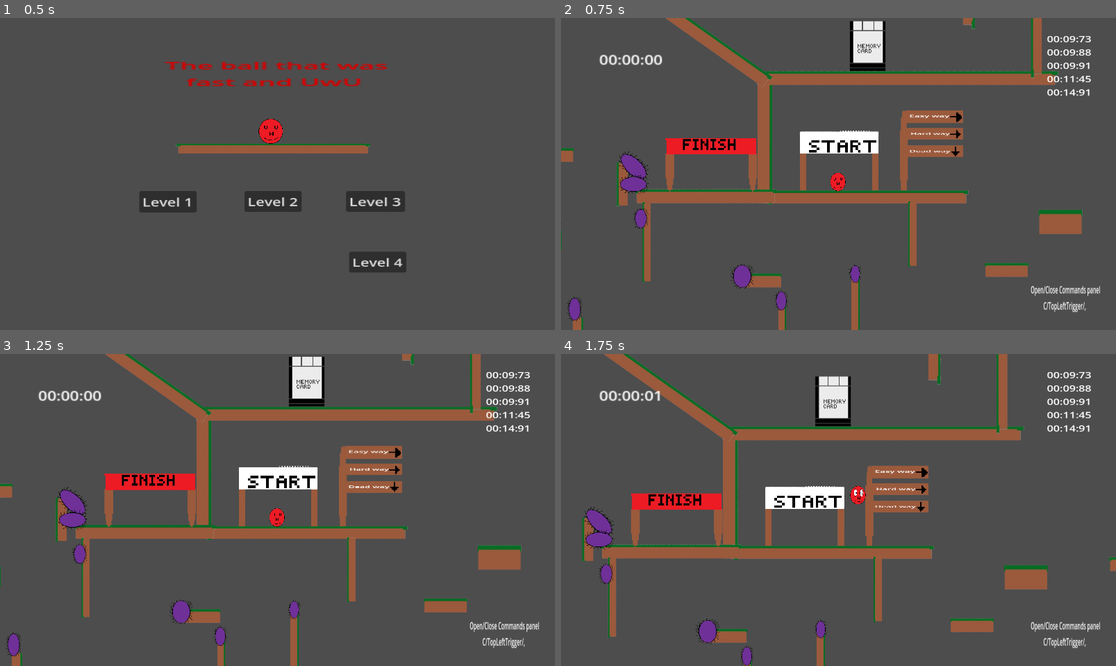
Above: before the commit, frames 1-4 (two rows, left to right).
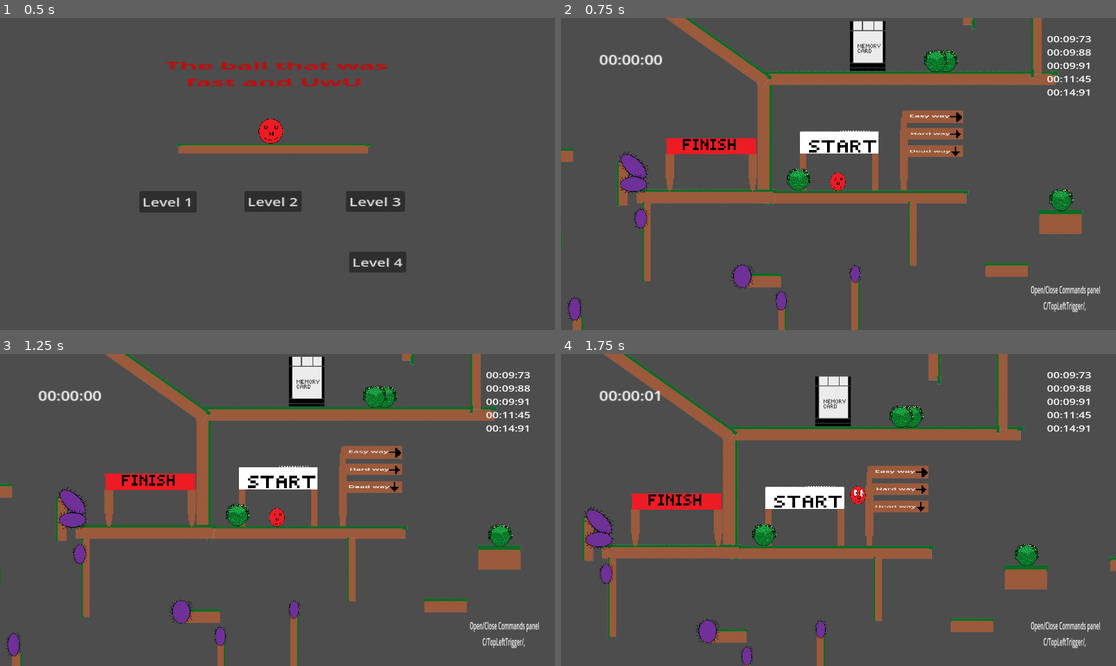
Above: after the commit, the same moments.

Repository: Mahnwe/TheBallThatWasUwU
Game: Godot game, scene res://Scenes/menu.tscn
The game is run twice, just before and just after one commit, with the same random seed, the same clock (stepped at 60 frames per second) and the same inputs.
Inputs (mouse positions are in pixels of both pictures, inside the frame that each line leads up to):
- Up to frame 1 (0.5 s): no input
- Up to frame 2 (0.75 s): click "Level 1" at 0.5 s
- Up to frame 3 (1.25 s): no input
- Up to frame 4 (1.75 s): tap Enter at 1.25 s; move the mouse to (960, 494) at 1.27 s; hold D (move_right) from 1.28 s (still down); tap X (dash) at 1.35 s; click (960, 494) at 1.42 s; tap Space (jump) at 1.52 s

Frame 1 is identical in both runs. In frame 2, 0.8% of the frame differs, in the area x 40-93%, y 10-62%; in frame 3, 0.8%; in frame 4, 0.8%, in the area x 34-87%, y 16-69%.

Commit message:
Add bushes and rework LD parts of level 1

Diff:
--- /dev/null
+++ b/Scenes/bush.tscn
@@ -0,0 +1,57 @@
+[gd_scene load_steps=8 format=3 uid="uid://c1vwrl21i4kan"]
+
+[ext_resource type="Texture2D" uid="uid://c6d8i6vui2yqq" path="res://Arts/BushSprite/BushSprite2-removebg-preview.png" id="1_4vilc"]
+[ext_resource type="Texture2D" uid="uid://ciesgyrc2tj8k" path="res://Arts/BushSprite/BushSprite1-removebg-preview.png" id="2_6aaft"]
+[ext_resource type="Texture2D" uid="uid://hyk5bw40o4s1" path="res://Arts/BushSprite/BushSprite3-removebg-preview.png" id="3_l1ii6"]
+[ext_resource type="Texture2D" uid="uid://b21fkog8d58cj" path="res://Arts/BushSprite/BushSprite4-removebg-preview.png" id="4_jlfb3"]
+
+[sub_resource type="GDScript" id="GDScript_wrb77"]
+script/source = "extends Node2D
+
+
+# Called when the node enters the scene tree for the first time.
+func _ready():
+	pass # Replace with function body.
+
+
+# Called every frame. 'delta' is the elapsed time since the previous frame.
+func _process(_delta):
+	pass
+"
+
+[sub_resource type="CircleShape2D" id="CircleShape2D_rsmab"]
+
+[sub_resource type="SpriteFrames" id="SpriteFrames_spupv"]
+animations = [{
+"frames": [{
+"duration": 1.0,
+"texture": ExtResource("1_4vilc")
+}, {
+"duration": 1.0,
+"texture": ExtResource("2_6aaft")
+}, {
+"duration": 1.0,
+"texture": ExtResource("3_l1ii6")
+}, {
+"duration": 1.0,
+"texture": ExtResource("4_jlfb3")
+}],
+"loop": true,
+"name": &"bush_anim",
+"speed": 8.0
+}]
+
+[node name="Bush" type="Node2D" groups=["bushes"]]
+script = SubResource("GDScript_wrb77")
+
+[node name="CollisionShape2D" type="CollisionShape2D" parent="."]
+shape = SubResource("CircleShape2D_rsmab")
+disabled = true
+
+[node name="AnimatedSprite2D" type="AnimatedSprite2D" parent="."]
+position = Vector2(-1, 3.8147e-06)
+scale = Vector2(0.123062, 0.118802)
+sprite_frames = SubResource("SpriteFrames_spupv")
+animation = &"bush_anim"
+frame = 1
+frame_progress = 0.0205715
--- a/Scenes/finish.tscn
+++ b/Scenes/finish.tscn
@@ -29,6 +29,7 @@
 shape = SubResource("RectangleShape2D_exy7e")
 
 [node name="FinishLabelNextLevel" type="Label" parent="."]
+visible = false
 z_index = 1
 offset_left = 262.0
 offset_top = 274.0
@@ -42,6 +43,7 @@
   Top Right Trigger"
 
 [node name="ColorRect" type="ColorRect" parent="."]
+visible = false
 offset_left = 261.0
 offset_top = 273.0
 offset_right = 301.0
@@ -49,6 +51,7 @@
 scale = Vector2(21.5847, 4.65847)
 
 [node name="ColorRect2" type="ColorRect" parent="."]
+visible = false
 offset_left = -1015.0
 offset_top = 265.0
 offset_right = -975.0
@@ -56,6 +59,7 @@
 scale = Vector2(18.36, 5.16)
 
 [node name="FinishLabelMenu" type="Label" parent="."]
+visible = false
 z_index = 1
 offset_left = -1016.0
 offset_top = 265.0
--- a/Scenes/level1.tscn
+++ b/Scenes/level1.tscn
@@ -12,6 +12,7 @@
 [ext_resource type="PackedScene" uid="uid://7qfwpggjf11t" path="res://Scenes/save_point.tscn" id="9_3dyia"]
 [ext_resource type="PackedScene" uid="uid://doy0e7jnl2886" path="res://Scenes/wall.tscn" id="10_8ng8k"]
 [ext_resource type="PackedScene" uid="uid://dss5xj26b0dfl" path="res://Scenes/finish.tscn" id="11_r8tlj"]
+[ext_resource type="PackedScene" uid="uid://c1vwrl21i4kan" path="res://Scenes/bush.tscn" id="13_libvp"]
 
 [node name="Level1" type="Node2D"]
 script = ExtResource("1_viwub")
@@ -59,7 +60,7 @@
 scale = Vector2(0.240006, 0.32)
 
 [node name="SavePoint" parent="." instance=ExtResource("9_3dyia")]
-position = Vector2(435, -759)
+position = Vector2(437, -641)
 scale = Vector2(0.579818, 0.616465)
 
 [node name="platform2" parent="." instance=ExtResource("7_v154u")]
@@ -111,7 +112,7 @@
 scale = Vector2(0.639999, 1)
 
 [node name="platform8" parent="." instance=ExtResource("7_v154u")]
-position = Vector2(277, -200)
+position = Vector2(272, -200)
 scale = Vector2(0.852041, 1)
 
 [node name="Spike4" parent="." instance=ExtResource("6_mp22g")]
@@ -126,10 +127,10 @@
 [node name="Wall3" parent="." instance=ExtResource("10_8ng8k")]
 position = Vector2(-1, 263)
 rotation = -1.5708
-scale = Vector2(3.12, 1.72)
+scale = Vector2(2.72, 1.72)
 
 [node name="Wall4" parent="." instance=ExtResource("10_8ng8k")]
-position = Vector2(405, -253)
+position = Vector2(392, -238)
 rotation = 1.5708
 scale = Vector2(0.600001, 1.56)
 
@@ -139,38 +140,38 @@
 scale = Vector2(0.234579, 0.207198)
 
 [node name="Spike7" parent="." instance=ExtResource("6_mp22g")]
-position = Vector2(279, -277)
+position = Vector2(266, -262)
 scale = Vector2(0.288368, 0.185376)
 
 [node name="platform9" parent="." instance=ExtResource("7_v154u")]
-position = Vector2(63, -821)
-scale = Vector2(0.879998, 1)
+position = Vector2(64, -703)
+scale = Vector2(0.839998, 1)
 
 [node name="Wall5" parent="." instance=ExtResource("10_8ng8k")]
-position = Vector2(992, -1088)
+position = Vector2(950, -1088)
 rotation = 1.5708
 scale = Vector2(3.04, 1.88)
 
 [node name="Wall6" parent="." instance=ExtResource("10_8ng8k")]
-position = Vector2(549, -361)
-rotation = -1.5708
-scale = Vector2(1.2, 1.88)
+position = Vector2(525, -318)
+rotation = -1.5708
+scale = Vector2(0.920001, 1.87116)
 
 [node name="Spike8" parent="." instance=ExtResource("6_mp22g")]
-position = Vector2(803, -472)
+position = Vector2(761, -472)
 rotation = -1.58013
 scale = Vector2(0.239631, 0.319999)
 
 [node name="Spike9" parent="." instance=ExtResource("6_mp22g")]
-position = Vector2(751, -966)
+position = Vector2(709, -966)
 rotation = -1.55728
 scale = Vector2(0.521064, 0.51673)
 
 [node name="platform10" parent="." instance=ExtResource("7_v154u")]
-position = Vector2(253, -1145)
+position = Vector2(164, -1145)
 
 [node name="platform11" parent="." instance=ExtResource("7_v154u")]
-position = Vector2(628, -444)
+position = Vector2(584, -444)
 scale = Vector2(0.319999, 2.92)
 
 [node name="platform12" parent="." instance=ExtResource("7_v154u")]
@@ -220,18 +221,13 @@
 rotation = -3.11517
 scale = Vector2(0.211275, 0.327061)
 
-[node name="Spike14" parent="." instance=ExtResource("6_mp22g")]
-position = Vector2(113, -620)
-rotation = 3.10516
-scale = Vector2(0.277032, 0.361376)
-
 [node name="Spike15" parent="." instance=ExtResource("6_mp22g")]
 position = Vector2(-37, -493)
 rotation = 3.157
 scale = Vector2(0.23688, 0.235283)
 
 [node name="Spike16" parent="." instance=ExtResource("6_mp22g")]
-position = Vector2(111, -218)
+position = Vector2(113, -207)
 rotation = 3.07088
 scale = Vector2(0.248274, 0.23393)
 
@@ -241,9 +237,9 @@
 scale = Vector2(0.230768, 0.285546)
 
 [node name="Spike18" parent="." instance=ExtResource("6_mp22g")]
-position = Vector2(-30, -85)
+position = Vector2(-29, -53)
 rotation = 3.0914
-scale = Vector2(0.280001, 0.28)
+scale = Vector2(0.280001, 0.361906)
 
 [node name="Spike19" parent="." instance=ExtResource("6_mp22g")]
 position = Vector2(110, -415)
@@ -427,7 +423,7 @@
 scale = Vector2(0.24, 1)
 
 [node name="platform29" parent="." instance=ExtResource("7_v154u")]
-position = Vector2(311, -378)
+position = Vector2(298, -378)
 scale = Vector2(0.240001, 2.32)
 
 [node name="Spike36" parent="." instance=ExtResource("6_mp22g")]
@@ -435,13 +431,49 @@
 scale = Vector2(0.280002, 0.2)
 
 [node name="Spike37" parent="." instance=ExtResource("6_mp22g")]
-position = Vector2(647, -783)
+position = Vector2(624, -646)
 scale = Vector2(0.320001, 0.220453)
 
 [node name="Finish" parent="." instance=ExtResource("11_r8tlj")]
 z_index = 1
 position = Vector2(-1673, 389)
 scale = Vector2(0.479996, 0.56)
+
+[node name="Bush" parent="." instance=ExtResource("13_libvp")]
+position = Vector2(-1456, 426)
+
+[node name="Bush2" parent="." instance=ExtResource("13_libvp")]
+position = Vector2(-807, 476)
+
+[node name="Bush3" parent="." instance=ExtResource("13_libvp")]
+position = Vector2(713, 355)
+
+[node name="Bush4" parent="." instance=ExtResource("13_libvp")]
+position = Vector2(528, -151)
+
+[node name="Bush" parent="Bush4" instance=ExtResource("13_libvp")]
+position = Vector2(-35, 3)
+
+[node name="Bush2" parent="Bush4" instance=ExtResource("13_libvp")]
+position = Vector2(30, 1)
+
+[node name="Bush5" parent="." instance=ExtResource("13_libvp")]
+position = Vector2(194, -652)
+
+[node name="Bush" parent="Bush5" instance=ExtResource("13_libvp")]
+position = Vector2(16, 0)
+
+[node name="Bush6" parent="." instance=ExtResource("13_libvp")]
+position = Vector2(-650, -697)
+
+[node name="Bush7" parent="." instance=ExtResource("13_libvp")]
+position = Vector2(-1092, 133)
+
+[node name="Bush" parent="Bush7" instance=ExtResource("13_libvp")]
+position = Vector2(-25, 0)
+
+[node name="Bush8" parent="." instance=ExtResource("13_libvp")]
+position = Vector2(-2628, 417)
 
 [connection signal="player_exited_start_area" from="StartArea" to="." method="_on_start_area_player_exited_start_area"]
 [connection signal="spike_hit" from="Spike" to="." method="_on_spike_spike_hit"]
@@ -459,7 +491,6 @@
 [connection signal="spike_hit" from="Spike11" to="." method="_on_spike_spike_hit"]
 [connection signal="spike_hit" from="Spike12" to="." method="_on_spike_spike_hit"]
 [connection signal="spike_hit" from="Spike13" to="." method="_on_spike_spike_hit"]
-[connection signal="spike_hit" from="Spike14" to="." method="_on_spike_spike_hit"]
 [connection signal="spike_hit" from="Spike15" to="." method="_on_spike_spike_hit"]
 [connection signal="spike_hit" from="Spike16" to="." method="_on_spike_spike_hit"]
 [connection signal="spike_hit" from="Spike17" to="." method="_on_spike_spike_hit"]
--- a/Scripts/level1.gd
+++ b/Scripts/level1.gd
@@ -33,6 +33,7 @@
 	$Player.have_dash_ability = false
 	$Player.can_double_jump = false
 	$Player.get_child(0).get_child(0).get_child(0).get_child(0).set_process(false)
+	enable_bush_anim()
 # Called every frame. 'delta' is the elapsed time since the previous frame.
 func _process(_delta):
 	handle_commands_panel()
@@ -81,11 +82,13 @@
 
 func _on_spike_spike_hit():
 	display_dead_sprite_and_pause_timer_until_respawn()
+	disable_bush_anim()
 	await get_tree().create_timer(1.0).timeout;
 	if save_position_x == start_position_x:
 		call_deferred("restart_scene")
 	else:
 		put_player_to_save_position_and_unpause_timer()
+		enable_bush_anim()
 
 func restart_scene():
 	get_tree().reload_current_scene()
@@ -145,3 +148,11 @@
 			$Player.set_physics_process(true)
 			$Player.get_child(0).get_child(0).get_child(0).get_child(0).set_process(true)
 			is_commands_panel_open = false
+
+func disable_bush_anim():
+	for member in get_tree().get_nodes_in_group("bushes"):
+			member.get_child(1).stop()
+
+func enable_bush_anim():
+	for member in get_tree().get_nodes_in_group("bushes"):
+			member.get_child(1).play()
Not shown: 1 places in Scenes/level1.tscn that only renumber resources
